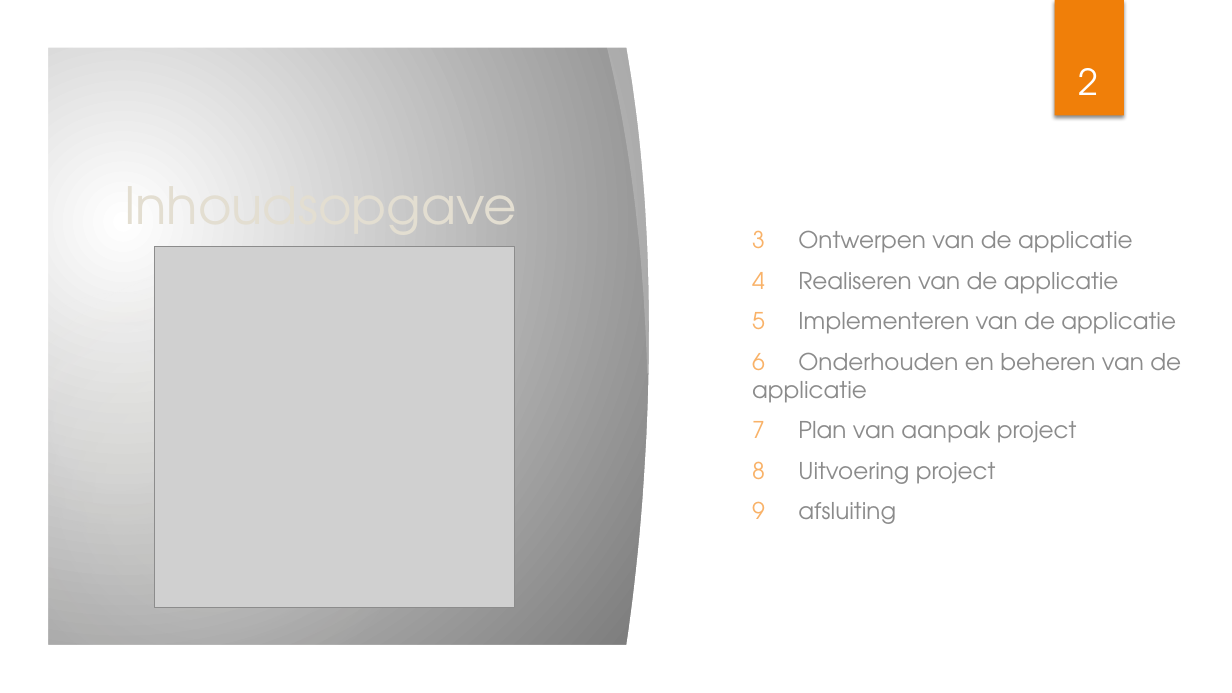
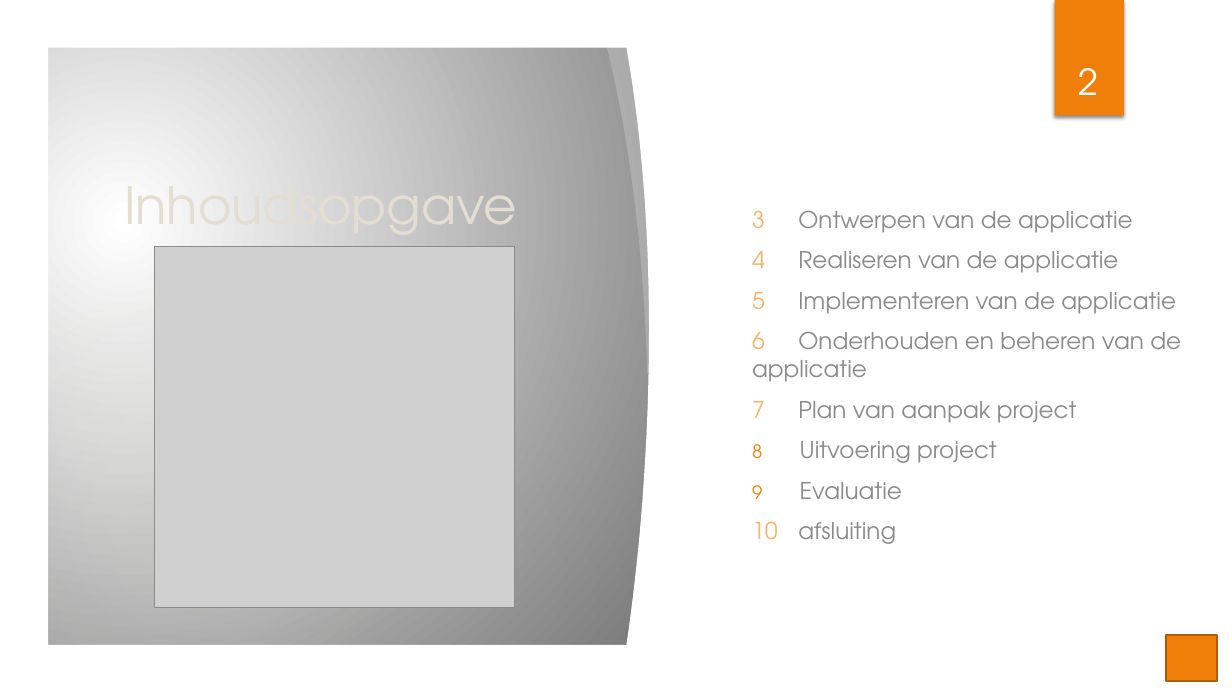
Before and after one commit to OfficialRaiiZeR/Proftaak-biocodegaming-web, a slide deck: slide 2 of documents/verslag/BioCodeGaming.pptx. Drawn at 1232x693 pixels with LibreOffice and Linux fonts; fonts in the diff are those of the drawing; grey boxes stand for pictures; background and template pictures are left out. Boxes give left, top, right and bottom in pixels: in the first picture for what was removed or moved away, otherwise in the second. Text is boxed around its words. In the diff, an @@ line names an element or a change of style, - is before the commit and + after.

```diff
--- a/documents/verslag/BioCodeGaming.pptx
+++ b/documents/verslag/BioCodeGaming.pptx
@@ text at box(752, 441, 997, 544): text changed @@
-  8 Uitvoering project
-  9 afsluiting
+  8 Uitvoering project
+  9 Evaluatie
+  10 afsluiting
@@ rectangle added at box(1166, 635, 1217, 681), fill #F07F09, outline #B25E07 1.5 pt @@
```
Also in this commit, not shown: 8 other slides changed, 1 slide added.
